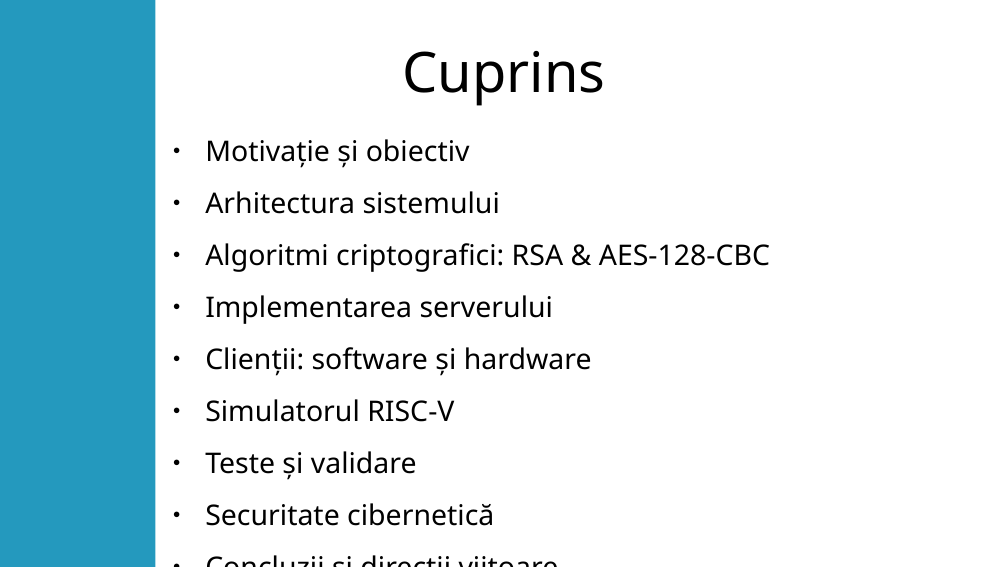
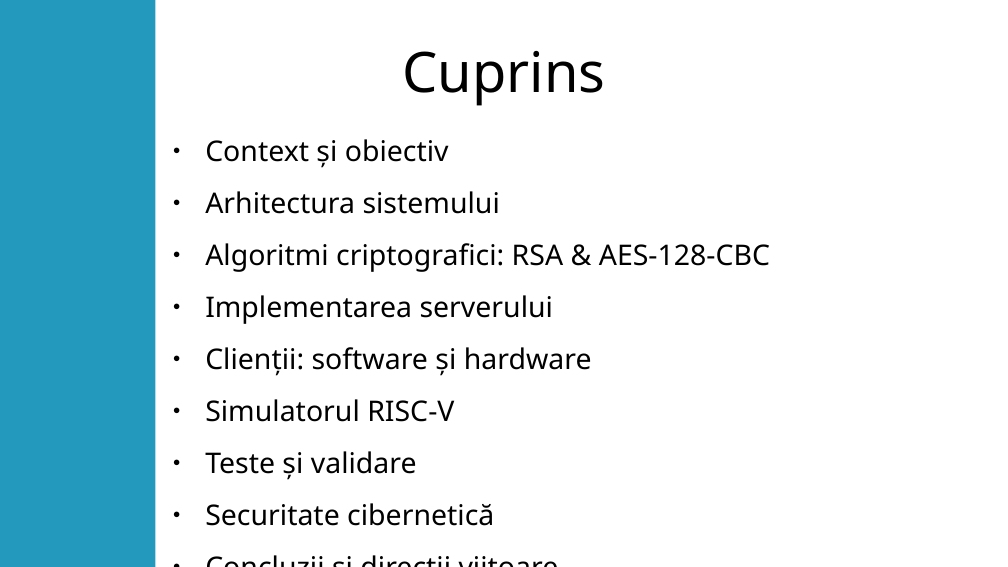
Before and after one commit to DancauRares-Andrei/proiect-Disertatie, a slide deck: slide 2 of Documentatie/Prezentare.odp. Drawn at 1008x567 pixels with LibreOffice and Linux fonts; fonts in the diff are those of the drawing. Boxes give left, top, right and bottom in pixels: in the first picture for what was removed or moved away, otherwise in the second. Text is boxed around its words. In the diff, an @@ line names an element or a change of style, - is before the commit and + after.

```diff
--- a/Documentatie/Prezentare.odp
+++ b/Documentatie/Prezentare.odp
@@ text at [205, 139, 449, 168]: text changed @@
-● Motivație și obiectiv
+● Context și obiectiv
```
Also in this commit, not shown: 4 other slides changed, 1 other file.
